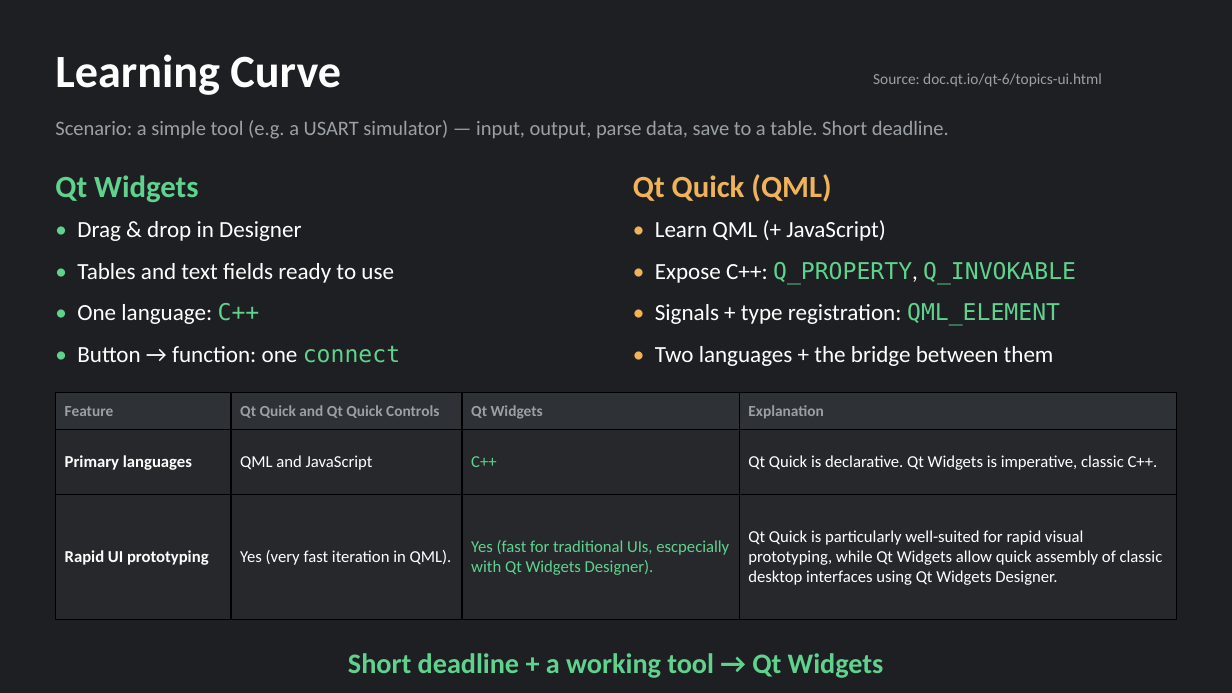
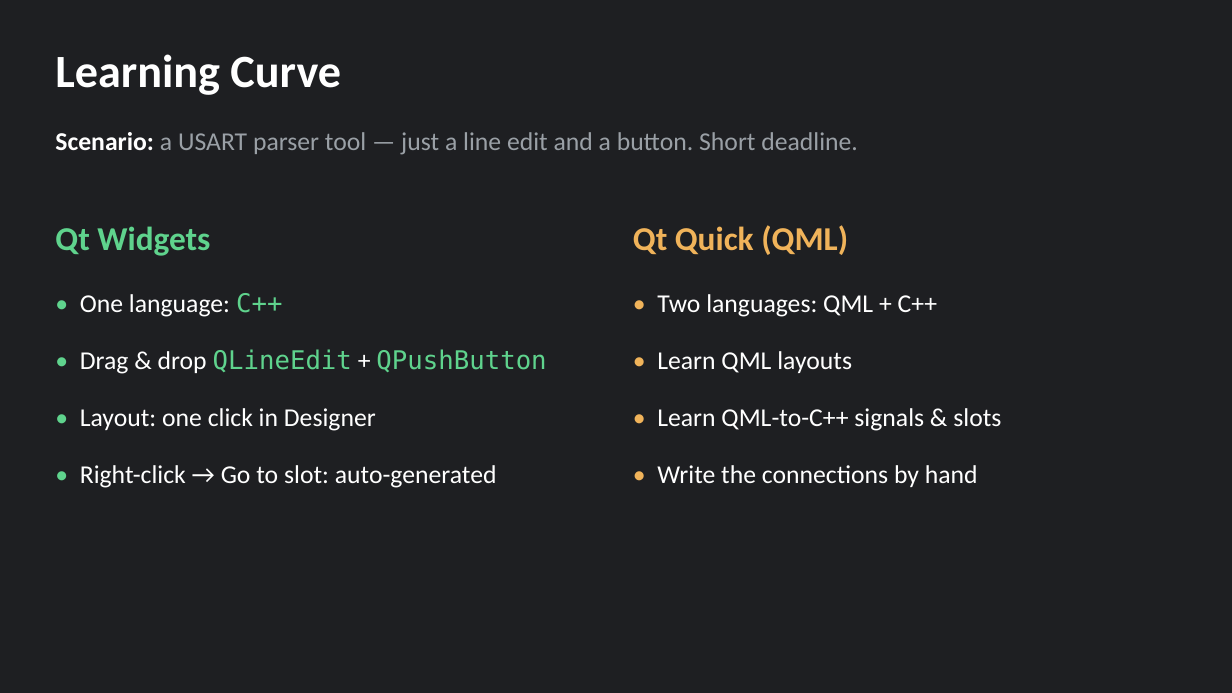
Before and after one commit to canacar7/qt-widgets-vs-qml, a slide deck: slide 9 of presentation/qt-widgets-vs-quick.pptx (slide 10 before the commit). Drawn at 1232x693 pixels with LibreOffice and Linux fonts; fonts in the diff are those of the drawing. Boxes give left, top, right and bottom in pixels: in the first picture for what was removed or moved away, otherwise in the second. Text is boxed around its words. In the diff, an @@ line names an element or a change of style, - is before the commit and + after.

```diff
--- a/presentation/qt-widgets-vs-quick.pptx
+++ b/presentation/qt-widgets-vs-quick.pptx
@@ text removed at (873,73,1102,87) @@
-Source: doc.qt.io/qt-6/topics-ui.html
@@ text at (55,132,858,155): text changed; size 16 to 20 pt @@
-Scenario: a simple tool (e.g. a USART simulator) — input, output, parse data, save to a table. Short deadline.
+Scenario: a USART parser tool — just a line edit and a button. Short deadline.
@@ text "Qt Widgets": place and size @@
-text "Qt Widgets" at (55,175,198,202)
+text "Qt Widgets" at (55,226,210,256)
@@ text "Qt Widgets" at (55,226,210,256): size 24 to 26 pt @@
@@ text "Qt Quick (QML)" at (633,225,848,255): size 24 to 26 pt @@
@@ text "Qt Quick (QML)": place and size @@
-text "Qt Quick (QML)" at (633,174,831,202)
+text "Qt Quick (QML)" at (633,225,848,255)
@@ text removed at (77,263,394,283) @@
-• Tables and text fields ready to use
@@ text "• One language: C++": place and size @@
-text "• One language: C++" at (77,303,260,324)
+text "• One language: C++" at (80,293,282,317)
@@ text "• One language: C++" at (80,293,282,317): size 18 to 20 pt @@
@@ text at (657,294,937,317): text changed; size 18 to 20 pt @@
-• Two languages + the bridge between them
+• Two languages: QML + C++
@@ text removed at (655,303,1060,326) @@
-• Signals + type registration: QML_ELEMENT
@@ text removed at (77,346,400,363) @@
-• Button → function: one connect
@@ text at (80,349,546,374): text changed; size 18 to 20 pt; font Calibri to DejaVu Sans Mono; text colour #FFFFFF to #5FD38D @@
-• Drag & drop in Designer
+• Drag & drop QLineEdit + QPushButton
@@ text at (657,351,852,373): text changed; size 18 to 20 pt @@
-• Learn QML (+ JavaScript)
+• Learn QML layouts
@@ table removed at (55,393,1177,619), 3 rows, 4 columns @@
-Feature | Qt Quick and Qt Quick Controls | Qt Widgets | Explanation
-Primary languages | QML and JavaScript | C++ | Qt Quick is declarative. Qt Widgets is imperative, classic C++.
-Rapid UI prototyping | Yes (very fast iteration in QML). | Yes (fast for traditional UIs, escpecially with Qt Widgets Designer). | Qt Quick is particularly well-suited for rapid visual prototyping, while Qt Widgets allow quick assembly of classic desktop interfaces using Qt Widgets Designer.
@@ text added at (80,408,376,431), 20 pt, text #FFFFFF @@
+• Layout: one click in Designer
@@ text at (657,408,1001,431): text changed; size 18 to 20 pt; font DejaVu Sans Mono to Calibri; text colour #5FD38D to #FFFFFF @@
-• Expose C++: Q_PROPERTY, Q_INVOKABLE
+• Learn QML-to-C++ signals & slots
@@ text added at (80,465,497,488), 20 pt, text #FFFFFF @@
+• Right-click → Go to slot: auto-generated
@@ text added at (657,465,978,487), 20 pt, text #FFFFFF @@
+• Write the connections by hand
@@ text removed at (348,653,884,678) @@
-Short deadline + a working tool → Qt Widgets
```
Also in this commit, not shown: 4 other slides changed, 3 slides added, 3 slides removed, 4 other files.
